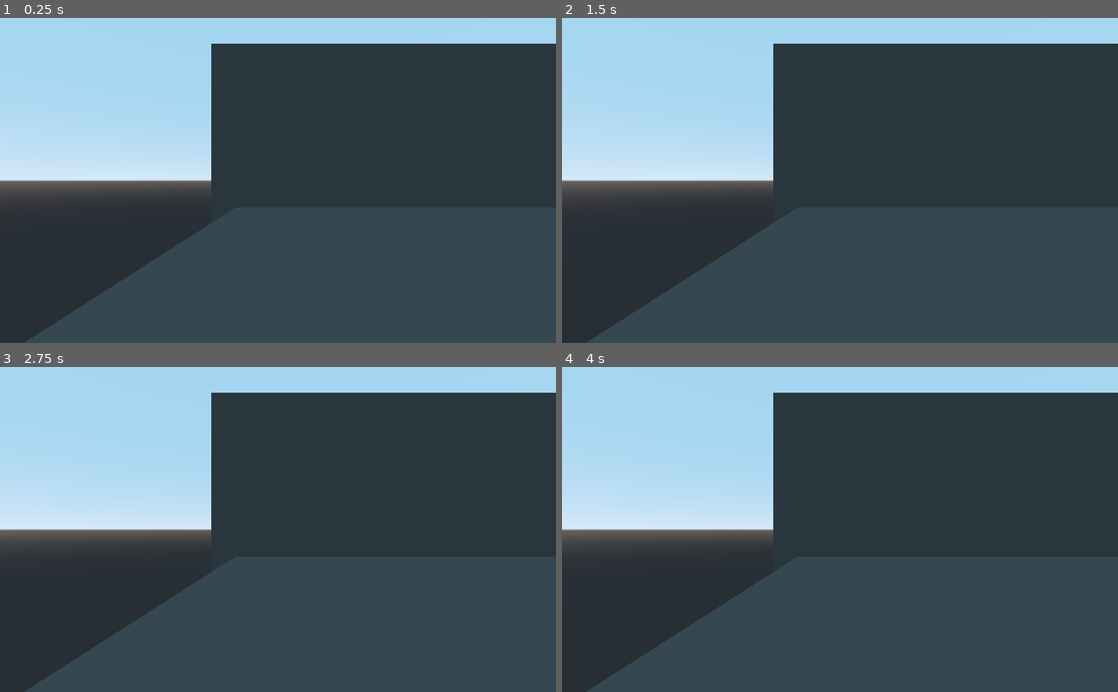
Above: before the commit, frames 1-4 (two rows, left to right).
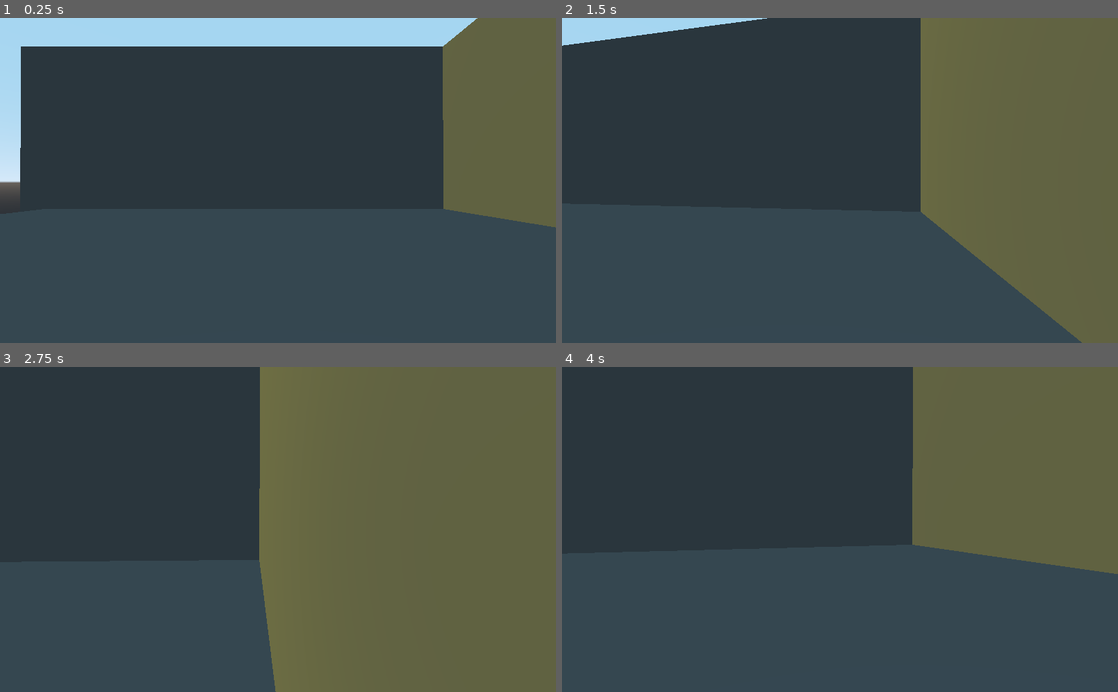
Above: after the commit, the same moments.

Repository: Andrew-Bubar/The-Fast-Shooter
Game: Godot game, scene res://main.tscn
The game is run twice, just before and just after one commit, with the same random seed, the same clock (stepped at 60 frames per second) and the same inputs.
Inputs (mouse positions are in pixels of both pictures, inside the frame that each line leads up to):
- Up to frame 1 (0.25 s): no input
- Up to frame 2 (1.5 s): move the mouse to (867, 180) at 0.52 s; hold D (right, bound only after the commit) 0.53-1.28 s; hold W (foward, bound only after the commit) 0.53-1.28 s; tap Space (jump, bound only after the commit) at 0.77, 0.8, 1.07, 1.35 s; move the mouse to (812, 180) at 1.27 s; hold S (backward, bound only after the commit) from 1.28 s (still down)
- Up to frame 3 (2.75 s): tap Space (jump, bound only after the commit) at 1.52, 1.82, 2.3 s; tap W (foward, bound only after the commit) at 1.55 s; move the mouse to (289, 523) at 2.02 s; release S (backward, bound only after the commit) at 2.03 s; hold D (right, bound only after the commit) from 2.03 s (still down); hold W (foward, bound only after the commit) from 2.03 s (still down)
- Up to frame 4 (4 s): move the mouse to (834, 536) at 2.77 s; release W (foward, bound only after the commit) at 2.78 s; tap W (foward, bound only after the commit) at 2.85 s; tap Space (jump, bound only after the commit) at 3.02, 3.32, 3.6, 3.77 s; move the mouse to (878, 532) at 3.52 s; release D (right, bound only after the commit) at 3.53 s; hold A (left, bound only after the commit) from 3.53 s (still down)

The runs differ from the first frame. In frame 1, 37% of the frame differs, in the area x 0-100%, y 0-100%; in frame 2, 60%; in frame 3, 83%; in frame 4, 54%.

Commit message:
Created the Movement
Needs alot of editing and tweaking, but it is done in a ruff state

Diff:
--- a/Player.gd
+++ b/Player.gd
@@ -1,4 +1,47 @@
 extends KinematicBody
+
+export var mouse_sensitivity: float = 0.2
+export var speed: float = 5
+export var max_speed: float = 15
+export var jump_force: float = 5
+export var gravity_acceleration: float = 12
+
+onready var look = $LookPiviot
+
+var input_move: Vector3 = Vector3()
+var gravity_local: Vector3 = Vector3()
 
 func _ready():
 	Input.set_mouse_mode(Input.MOUSE_MODE_CAPTURED)
+
+func _input(event):
+	if event is InputEventMouseMotion:
+		rotate_y(deg2rad(-1 * event.relative.x * mouse_sensitivity))
+		look.rotate_x(deg2rad(event.relative.y) * mouse_sensitivity)
+		look.rotation.x = clamp(look.rotation.x, deg2rad(-90), deg2rad(90))
+
+func _physics_process(delta):
+
+	if Input.is_action_just_pressed("ui_cancel"):
+		get_tree().quit()
+
+	input_move = get_dir() * speed
+	if not is_on_floor():
+		print("Player is not on floor")
+		gravity_local += gravity_acceleration * Vector3.DOWN * delta
+	else:
+		gravity_local = gravity_acceleration * -get_floor_normal() * delta
+
+	if Input.is_action_just_pressed("jump") && is_on_floor():
+		gravity_local = Vector3.UP * jump_force
+
+	move_and_slide(input_move + gravity_local, Vector3.UP)
+
+func get_dir() -> Vector3:
+	var z: float = (
+		Input.get_action_strength("foward") - Input.get_action_strength("backward")
+	)
+	var x: float = (
+		Input.get_action_strength("left") - Input.get_action_strength("right")
+	)
+	return transform.basis.xform(Vector3(x,0,z)).normalized()
--- a/Player.tscn
+++ b/Player.tscn
@@ -11,6 +11,7 @@
 mid_height = 0.8
 
 [node name="Player" type="KinematicBody"]
+transform = Transform( 1, 0, 0, 0, 1, 0, 0, 0, 1, 0, 0.60092, 0 )
 script = ExtResource( 1 )
 
 [node name="CollisionShape" type="CollisionShape" parent="."]
@@ -22,7 +23,7 @@
 material/0 = null
 
 [node name="LookPiviot" type="Spatial" parent="."]
-transform = Transform( 1, 0, 0, 0, -4.37114e-08, -1, 0, 1, -4.37114e-08, 0, 0, 0 )
+transform = Transform( 1, 0, 0, 0, 0.999982, 0.00595149, 0, -0.00595149, 0.999982, 0, 0.430332, 0 )
 
 [node name="Camera" type="Camera" parent="LookPiviot"]
-transform = Transform( -1, -8.74228e-08, 3.82137e-15, 0, -4.37114e-08, -1, 8.74228e-08, -1, 4.37114e-08, 0, 0, 0 )
+transform = Transform( -1, 0, -8.74228e-08, 0, 1, 0, 8.74228e-08, 0, -1, 0, 0, 0 )
--- a/main.tscn
+++ b/main.tscn
@@ -56,4 +56,7 @@
 light_color = Color( 1, 0.956863, 0.317647, 1 )
 
 [node name="Player" parent="." instance=ExtResource( 1 )]
-transform = Transform( 1, 0, 0, 0, 1, 0, 0, 0, 1, 9.76886, 2.14128, 0.717115 )
+transform = Transform( 1, 0, 0, 0, 1, 0, 0, 0, 1, -8.63066, 2.14128, 0.717115 )
+speed = 20.0
+max_speed = 75.0
+jump_force = 6.0
--- a/project.godot
+++ b/project.godot
@@ -14,6 +14,34 @@
 run/main_scene="res://main.tscn"
 config/icon="res://icon.png"
 
+[input]
+
+foward={
+"deadzone": 0.5,
+"events": [ Object(InputEventKey,"resource_local_to_scene":false,"resource_name":"","device":0,"alt":false,"shift":false,"control":false,"meta":false,"command":false,"pressed":false,"scancode":87,"unicode":0,"echo":false,"script":null)
+ ]
+}
+backward={
+"deadzone": 0.5,
+"events": [ Object(InputEventKey,"resource_local_to_scene":false,"resource_name":"","device":0,"alt":false,"shift":false,"control":false,"meta":false,"command":false,"pressed":false,"scancode":83,"unicode":0,"echo":false,"script":null)
+ ]
+}
+left={
+"deadzone": 0.5,
+"events": [ Object(InputEventKey,"resource_local_to_scene":false,"resource_name":"","device":0,"alt":false,"shift":false,"control":false,"meta":false,"command":false,"pressed":false,"scancode":65,"unicode":0,"echo":false,"script":null)
+ ]
+}
+right={
+"deadzone": 0.5,
+"events": [ Object(InputEventKey,"resource_local_to_scene":false,"resource_name":"","device":0,"alt":false,"shift":false,"control":false,"meta":false,"command":false,"pressed":false,"scancode":68,"unicode":0,"echo":false,"script":null)
+ ]
+}
+jump={
+"deadzone": 0.5,
+"events": [ Object(InputEventKey,"resource_local_to_scene":false,"resource_name":"","device":0,"alt":false,"shift":false,"control":false,"meta":false,"command":false,"pressed":false,"scancode":32,"unicode":0,"echo":false,"script":null)
+ ]
+}
+
 [physics]
 
 common/enable_pause_aware_picking=true
